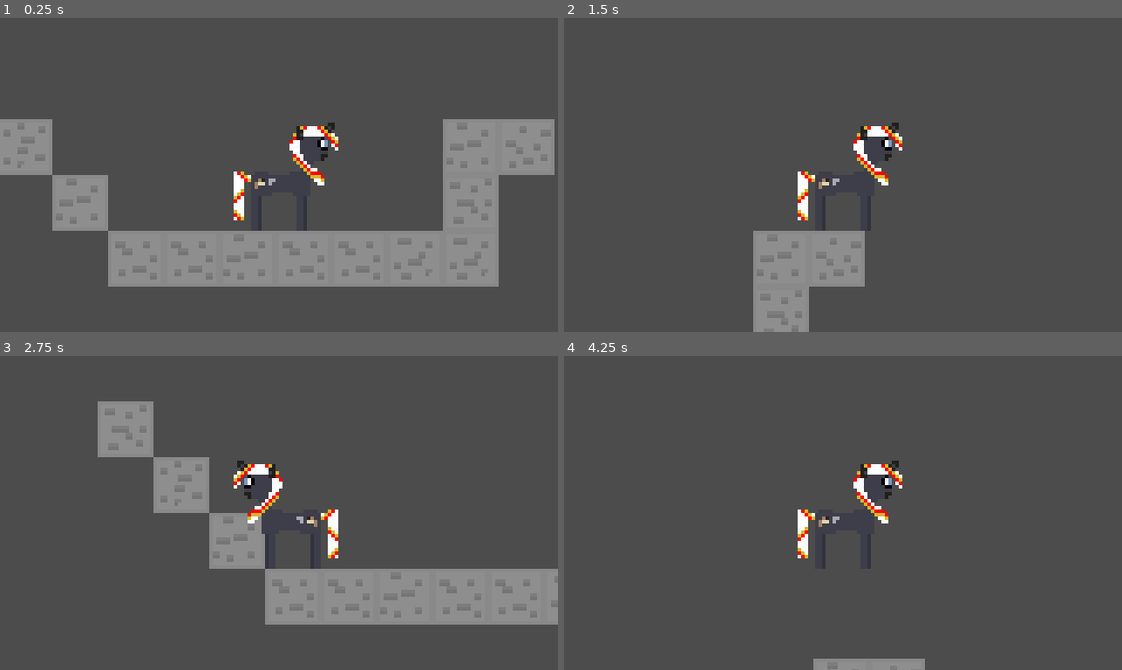
Above: before the commit, frames 1-4 (two rows, left to right).
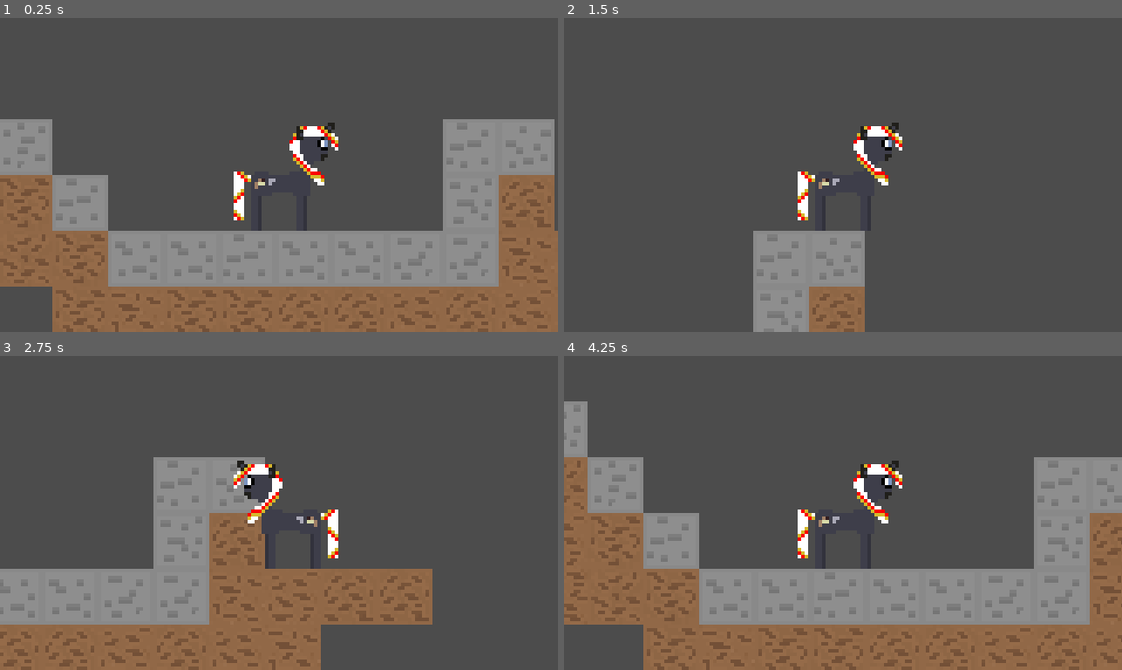
Above: after the commit, the same moments.

Repository: SilkRose/Roll-Pony-Game
Game: Godot game, scene res://World.tscn
Same seed, same stepped clock (60 frames per second), same inputs: the game is played once before the commit and once after it.
Inputs:
- Up to frame 1 (0.25 s): no input
- Up to frame 2 (1.5 s): tap Enter at 0.5 s; hold Right (ui_right) from 0.53 s (still down); tap Space (jump) at 0.77 s
- Up to frame 3 (2.75 s): tap Space (jump) at 1.52, 2 s; release Right (ui_right) at 2.03 s; hold Left (ui_left) from 2.03 s (still down)
- Up to frame 4 (4.25 s): release Left (ui_left) at 2.78 s; hold Right (ui_right) from 2.78 s (still down); tap Space (jump) at 3.02, 3.77 s

The runs differ from the first frame. In frame 1, 22% of the frame differs, in the area x 0-100%, y 50-100%; in frame 2, 1.4%; in frame 3, 33%; in frame 4, 43%, in the area x 0-100%, y 14-100%.

Commit message:
Add dirt tilemap

Diff:
--- a/World.tscn
+++ b/World.tscn
@@ -1,5 +1,6 @@
-[gd_scene load_steps=10 format=2]
+[gd_scene load_steps=18 format=2]
 
+[ext_resource path="res://assets/dirt_tilemap.png" type="Texture" id=1]
 [ext_resource path="res://Player.tscn" type="PackedScene" id=2]
 [ext_resource path="res://assets/stone_tilemap.png" type="Texture" id=11]
 
@@ -81,6 +82,84 @@
 } ]
 0/z_index = 0
 
+[sub_resource type="ConvexPolygonShape2D" id=8]
+points = PoolVector2Array( 0, 0, 16, 0, 16, 16, 0, 16 )
+
+[sub_resource type="ConvexPolygonShape2D" id=9]
+points = PoolVector2Array( 0, 0, 16, 0, 16, 16, 0, 16 )
+
+[sub_resource type="ConvexPolygonShape2D" id=10]
+points = PoolVector2Array( 0, 0, 16, 0, 16, 16, 0, 16 )
+
+[sub_resource type="ConvexPolygonShape2D" id=11]
+points = PoolVector2Array( 0, 0, 16, 0, 16, 16, 0, 16 )
+
+[sub_resource type="ConvexPolygonShape2D" id=12]
+points = PoolVector2Array( 0, 0, 16, 0, 16, 16, 0, 16 )
+
+[sub_resource type="ConvexPolygonShape2D" id=13]
+points = PoolVector2Array( 0, 0, 16, 0, 16, 16, 0, 16 )
+
+[sub_resource type="TileSet" id=14]
+0/name = "dirt_tilemap.png 0"
+0/texture = ExtResource( 1 )
+0/tex_offset = Vector2( 0, 0 )
+0/modulate = Color( 1, 1, 1, 1 )
+0/region = Rect2( 0, 0, 48, 32 )
+0/tile_mode = 2
+0/autotile/icon_coordinate = Vector2( 0, 0 )
+0/autotile/tile_size = Vector2( 16, 16 )
+0/autotile/spacing = 0
+0/autotile/occluder_map = [  ]
+0/autotile/navpoly_map = [  ]
+0/autotile/priority_map = [  ]
+0/autotile/z_index_map = [  ]
+0/occluder_offset = Vector2( 0, 0 )
+0/navigation_offset = Vector2( 0, 0 )
+0/shape_offset = Vector2( 0, 0 )
+0/shape_transform = Transform2D( 1, 0, 0, 1, 0, 0 )
+0/shape = SubResource( 8 )
+0/shape_one_way = false
+0/shape_one_way_margin = 1.0
+0/shapes = [ {
+"autotile_coord": Vector2( 0, 0 ),
+"one_way": false,
+"one_way_margin": 1.0,
+"shape": SubResource( 8 ),
+"shape_transform": Transform2D( 1, 0, 0, 1, 0, 0 )
+}, {
+"autotile_coord": Vector2( 1, 0 ),
+"one_way": false,
+"one_way_margin": 1.0,
+"shape": SubResource( 9 ),
+"shape_transform": Transform2D( 1, 0, 0, 1, 0, 0 )
+}, {
+"autotile_coord": Vector2( 2, 0 ),
+"one_way": false,
+"one_way_margin": 1.0,
+"shape": SubResource( 10 ),
+"shape_transform": Transform2D( 1, 0, 0, 1, 0, 0 )
+}, {
+"autotile_coord": Vector2( 0, 1 ),
+"one_way": false,
+"one_way_margin": 1.0,
+"shape": SubResource( 11 ),
+"shape_transform": Transform2D( 1, 0, 0, 1, 0, 0 )
+}, {
+"autotile_coord": Vector2( 1, 1 ),
+"one_way": false,
+"one_way_margin": 1.0,
+"shape": SubResource( 12 ),
+"shape_transform": Transform2D( 1, 0, 0, 1, 0, 0 )
+}, {
+"autotile_coord": Vector2( 2, 1 ),
+"one_way": false,
+"one_way_margin": 1.0,
+"shape": SubResource( 13 ),
+"shape_transform": Transform2D( 1, 0, 0, 1, 0, 0 )
+} ]
+0/z_index = 0
+
 [node name="World" type="Node2D"]
 
 [node name="StoneTileMap" type="TileMap" parent="."]
@@ -90,6 +169,13 @@
 format = 1
 tile_data = PoolIntArray( 131068, 0, 2, 196605, 0, 1, 131077, 0, 65537, 131078, 0, 65538, 262142, 0, 65537, 196613, 0, 2, 327679, 0, 65536, 262144, 0, 65536, 262145, 0, 65537, 262146, 0, 65536, 262147, 0, 65536, 262148, 0, 0, 262149, 0, 0 )
 
+[node name="DirtTileMap" type="TileMap" parent="."]
+tile_set = SubResource( 14 )
+cell_size = Vector2( 16, 16 )
+cell_custom_transform = Transform2D( 16, 0, 0, 16, 0, 0 )
+format = 1
+tile_data = PoolIntArray( 196603, 0, 65536, 196604, 0, 65536, 262139, 0, 65538, 262140, 0, 1, 262141, 0, 2, 196614, 0, 0, 327675, 0, 1, 327676, 0, 65538, 327677, 0, 65536, 327678, 0, 2, 262150, 0, 65537, 262151, 0, 1, 262152, 0, 0, 262153, 0, 0, 393214, 0, 2, 393215, 0, 65537, 327680, 0, 2, 327681, 0, 2, 327682, 0, 0, 327683, 0, 0, 327684, 0, 1, 327685, 0, 0, 327686, 0, 1, 327687, 0, 65537, 393216, 0, 65537, 393217, 0, 65536, 393218, 0, 65538, 393219, 0, 65536, 393220, 0, 65538, 458754, 0, 65537, 458755, 0, 65538 )
+
 [node name="Player" parent="." instance=ExtResource( 2 )]
 position = Vector2( 33, 32 )
 jump_height = 34.0
Binary file removed: assets/dirt.png
Binary file added: assets/dirt_tilemap.png
Not shown, changed: assets/dirt_tilemap.png.import
